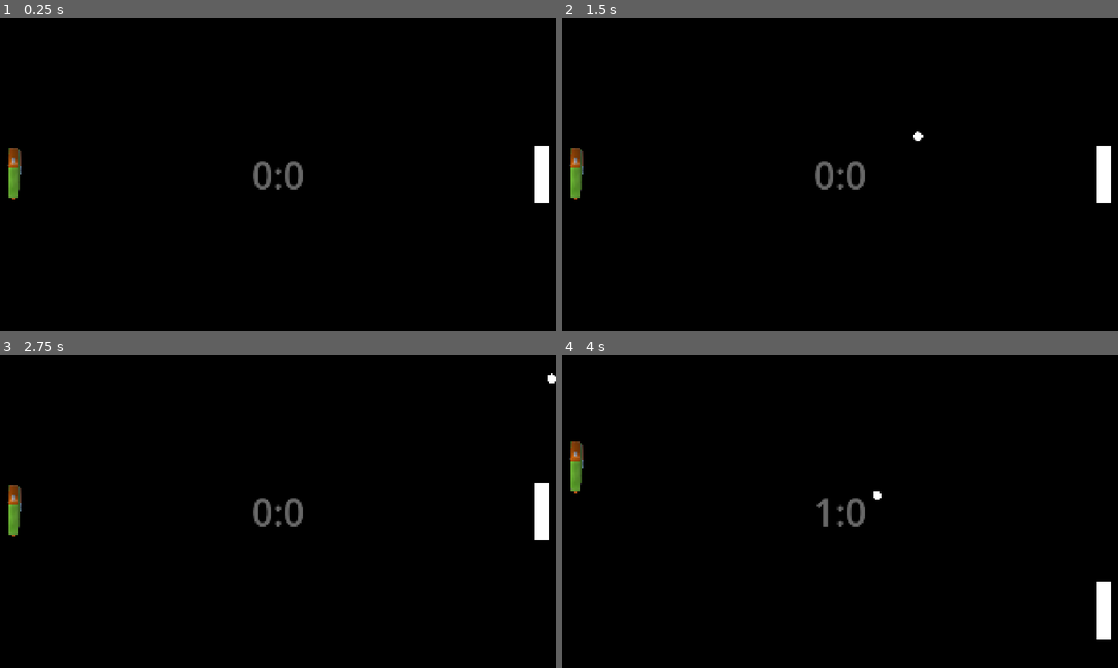
Above: before the commit, frames 1-4 (two rows, left to right).
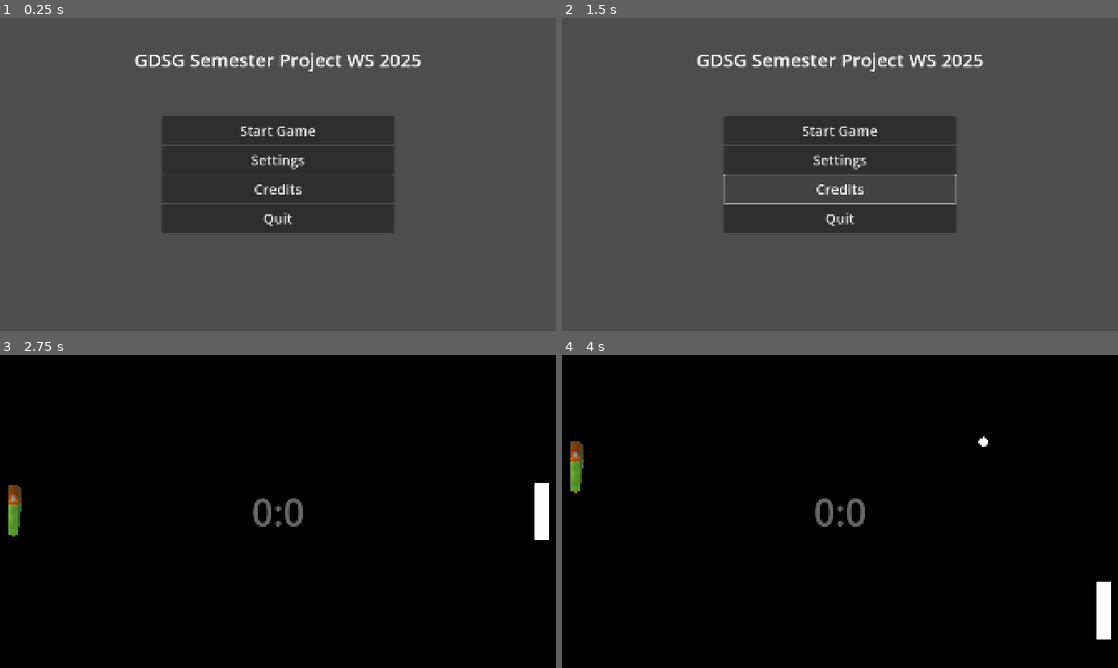
Above: after the commit, the same moments.

Repository: Jurinich/GDSG-WS-semester-project
Game: Godot game, scene res://scenes/main_menu.tscn
The game is run twice, just before and just after one commit, with the same random seed, the same clock (stepped at 60 frames per second) and the same inputs. Before the commit the project starts from res://scenes/game.tscn.
Inputs (mouse positions are in pixels of both pictures, inside the frame that each line leads up to):
- Up to frame 1 (0.25 s): no input
- Up to frame 2 (1.5 s): click (840, 158) at 0.5 s, where only the run after the commit has a clickable "Settings"; click (840, 190) at 1.25 s, where only the run after the commit has a clickable "Credits"
- Up to frame 3 (2.75 s): click (278, 467) at 2 s, where only the run after the commit has a clickable "Start Game"
- Up to frame 4 (4 s): hold W (upP1) 2.78-3.53 s; hold Down (downP2) 2.78-3.53 s; hold S (downP1) from 3.53 s (still down); tap Up (upP2) at 3.6 s

The runs differ from the first frame. In frame 1, 100% of the frame differs, in the area x 0-100%, y 0-100%; in frame 2, 100%; in frame 3, less than 0.1%; in frame 4, 0.3%.

Commit message:
simple game flow now fully functional

Diff:
--- a/gdsg-semester-project-w-2025-/project.godot
+++ b/gdsg-semester-project-w-2025-/project.godot
@@ -11,7 +11,7 @@
 [application]
 
 config/name="GDSGSemesterProjectW2025-"
-run/main_scene="uid://coyi6nqc62xb1"
+run/main_scene="uid://b7uldkmwrx85"
 config/features=PackedStringArray("4.5", "Forward Plus")
 config/icon="res://icon.svg"
 
--- a/gdsg-semester-project-w-2025-/scenes/game.tscn
+++ b/gdsg-semester-project-w-2025-/scenes/game.tscn
@@ -62,12 +62,6 @@
 scale = Vector2(96, 1)
 shape = SubResource("RectangleShape2D_yqjtg")
 
-[node name="BallSpawner" type="Node2D" parent="."]
-position = Vector2(960, 540)
-script = ExtResource("3_lnu2h")
-ball_scene = ExtResource("2_yqjtg")
-spawn_position = Vector2(960, 540)
-
 [node name="Goals" type="Node2D" parent="."]
 
 [node name="LeftGoal" type="Area2D" parent="Goals"]
@@ -107,3 +101,9 @@
 horizontal_alignment = 1
 vertical_alignment = 1
 script = ExtResource("6_p57ef")
+
+[node name="BallSpawnTimer" type="Timer" parent="."]
+one_shot = true
+script = ExtResource("3_lnu2h")
+ball_scene = ExtResource("2_yqjtg")
+spawn_position = Vector2(960, 540)
--- /dev/null
+++ b/gdsg-semester-project-w-2025-/scenes/main_menu.tscn
@@ -0,0 +1,86 @@
+[gd_scene load_steps=2 format=3 uid="uid://b7uldkmwrx85"]
+
+[ext_resource type="Script" uid="uid://bvukho5xegmaq" path="res://scripts/main_menu_controller.gd" id="1_l6cm7"]
+
+[node name="MainMenu" type="Control"]
+layout_mode = 3
+anchors_preset = 15
+anchor_right = 1.0
+anchor_bottom = 1.0
+grow_horizontal = 2
+grow_vertical = 2
+script = ExtResource("1_l6cm7")
+
+[node name="VBoxContainer" type="VBoxContainer" parent="."]
+layout_mode = 1
+anchors_preset = 8
+anchor_left = 0.5
+anchor_top = 0.5
+anchor_right = 0.5
+anchor_bottom = 0.5
+offset_left = -400.0
+offset_top = -200.0
+offset_right = 400.0
+offset_bottom = 200.0
+grow_horizontal = 2
+grow_vertical = 2
+
+[node name="StartButton" type="Button" parent="VBoxContainer"]
+layout_mode = 2
+size_flags_vertical = 3
+theme_override_font_sizes/font_size = 48
+text = "Start Game"
+
+[node name="SettingsButton" type="Button" parent="VBoxContainer"]
+layout_mode = 2
+size_flags_vertical = 3
+theme_override_font_sizes/font_size = 48
+text = "Settings"
+
+[node name="CreditsButton" type="Button" parent="VBoxContainer"]
+layout_mode = 2
+size_flags_vertical = 3
+theme_override_font_sizes/font_size = 48
+text = "Credits"
+
+[node name="QuitButton" type="Button" parent="VBoxContainer"]
+layout_mode = 2
+size_flags_vertical = 3
+theme_override_font_sizes/font_size = 48
+text = "Quit"
+
+[node name="Title" type="Label" parent="."]
+layout_mode = 1
+anchors_preset = 5
+anchor_left = 0.5
+anchor_right = 0.5
+offset_left = -20.0
+offset_top = 100.0
+offset_right = 20.0
+offset_bottom = 123.00001
+grow_horizontal = 2
+theme_override_font_sizes/font_size = 64
+text = "GDSG Semester Project WS 2025"
+horizontal_alignment = 1
+vertical_alignment = 1
+
+[node name="InfoLabel" type="Label" parent="."]
+layout_mode = 1
+anchors_preset = 5
+anchor_left = 0.5
+anchor_right = 0.5
+offset_left = -124.0
+offset_top = 215.0
+offset_right = 124.0
+offset_bottom = 308.0
+grow_horizontal = 2
+theme_override_font_sizes/font_size = 32
+text = "Left Player won!
+0:0"
+horizontal_alignment = 1
+vertical_alignment = 1
+
+[connection signal="pressed" from="VBoxContainer/StartButton" to="." method="_on_start_button_pressed"]
+[connection signal="pressed" from="VBoxContainer/SettingsButton" to="." method="_on_settings_button_pressed"]
+[connection signal="pressed" from="VBoxContainer/CreditsButton" to="." method="_on_credits_button_pressed"]
+[connection signal="pressed" from="VBoxContainer/QuitButton" to="." method="_on_quit_button_pressed"]
--- a/gdsg-semester-project-w-2025-/scripts/GameManager.gd
+++ b/gdsg-semester-project-w-2025-/scripts/GameManager.gd
@@ -1,6 +1,9 @@
 extends Node
-var left_player_score : int = 0
-var right_player_score : int = 0
+
+var max_score: int = 3
+
+var left_player_score: int = 0
+var right_player_score: int = 0
 
 signal score_changed
 
@@ -9,7 +12,8 @@
 	right_player_score = 0
 	score_changed.emit()
 
-func add_point(player : String) -> void:
+# function returns true if the game should continue on
+func add_point(player : String) -> bool:
 	match player.to_lower():
 		"left":
 			left_player_score += 1
@@ -17,3 +21,13 @@
 			right_player_score += 1
 	print("Score:", left_player_score, " - ", right_player_score)
 	score_changed.emit()
+
+	if (left_player_score >= max_score || right_player_score >= max_score):
+		get_tree().call_deferred("change_scene_to_file", "res://scenes/main_menu.tscn")
+		return false
+
+	return true
+
+
+func get_score_formatted() -> String:
+	return str(left_player_score) + ":" + str(right_player_score)
--- a/gdsg-semester-project-w-2025-/scripts/GoalScript.gd
+++ b/gdsg-semester-project-w-2025-/scripts/GoalScript.gd
@@ -2,7 +2,7 @@
 
 @export var player : String
 
-@onready var ball_spawner: BallSpawner = $"../../BallSpawner"
+@onready var ball_spawner: BallSpawner = $"../../BallSpawnTimer"
 
 func _ready():
 	connect("body_entered", Callable(self, "_on_body_entered"))
@@ -10,5 +10,5 @@
 func _on_body_entered(body):
 	print("Goal hit by:", body, " at pos ", body.global_position)
 	if body.name == "Ball":
-		GameManager.add_point(player)
-		ball_spawner.spawn_ball(body)
+		if(GameManager.add_point(player)):
+			ball_spawner.trigger_spawn(body)
--- a/gdsg-semester-project-w-2025-/scripts/ball_spawner.gd
+++ b/gdsg-semester-project-w-2025-/scripts/ball_spawner.gd
@@ -1,23 +1,25 @@
 class_name BallSpawner
-extends Node2D
+extends Timer
 
 @export var ball_scene : PackedScene
 @export var spawn_position: Vector2
-@export var spawn_delay := 1.0
 
 
 func _ready():
-	spawn_ball()
+	timeout.connect(spawn_ball)
+	trigger_spawn()
 
-func spawn_ball(old_ball = null):
+
+func trigger_spawn(old_ball = null):
 	if (old_ball != null):
-		old_ball.queue_free()
+		old_ball.call_deferred("queue_free")
 
+	start()
+
+
+func spawn_ball():
 	var ball = ball_scene.instantiate()
-
-	await get_tree().create_timer(spawn_delay).timeout
-
+	ball.global_position = spawn_position
 	add_child(ball)
-	ball.global_position = spawn_position
 
 	print("spawned a ball")
--- /dev/null
+++ b/gdsg-semester-project-w-2025-/scripts/main_menu_controller.gd
@@ -0,0 +1,35 @@
+extends Control
+
+@onready var info_label: Label = $"InfoLabel"
+
+
+func _ready():
+	if (GameManager.left_player_score <= 0 && GameManager.right_player_score <= 0):
+		info_label.text = ""
+	else:
+		info_label.text = get_winner_text()
+
+
+func _on_start_button_pressed():
+	GameManager.reset()
+	get_tree().change_scene_to_file("res://scenes/game.tscn")
+
+
+func _on_settings_button_pressed():
+	print("Settings not implemented yet")
+
+
+func _on_credits_button_pressed():
+	print("Credits not implemented yet")
+
+
+func _on_quit_button_pressed():
+	get_tree().quit()
+
+
+func get_winner_text() -> String:
+	var winner_msg = "%s Player won!" % (
+		"Left" if (GameManager.left_player_score > GameManager.right_player_score) else "Right"
+	)
+
+	return winner_msg + "\n" + GameManager.get_score_formatted()
--- a/gdsg-semester-project-w-2025-/scripts/score_label.gd
+++ b/gdsg-semester-project-w-2025-/scripts/score_label.gd
@@ -4,4 +4,4 @@
 	GameManager.score_changed.connect(update_label)
 
 func update_label():
-	text = str(GameManager.left_player_score) + ":" + str(GameManager.right_player_score)
+	text = GameManager.get_score_formatted()
Not shown, added: gdsg-semester-project-w-2025-/scripts/main_menu_controller.gd.uid
